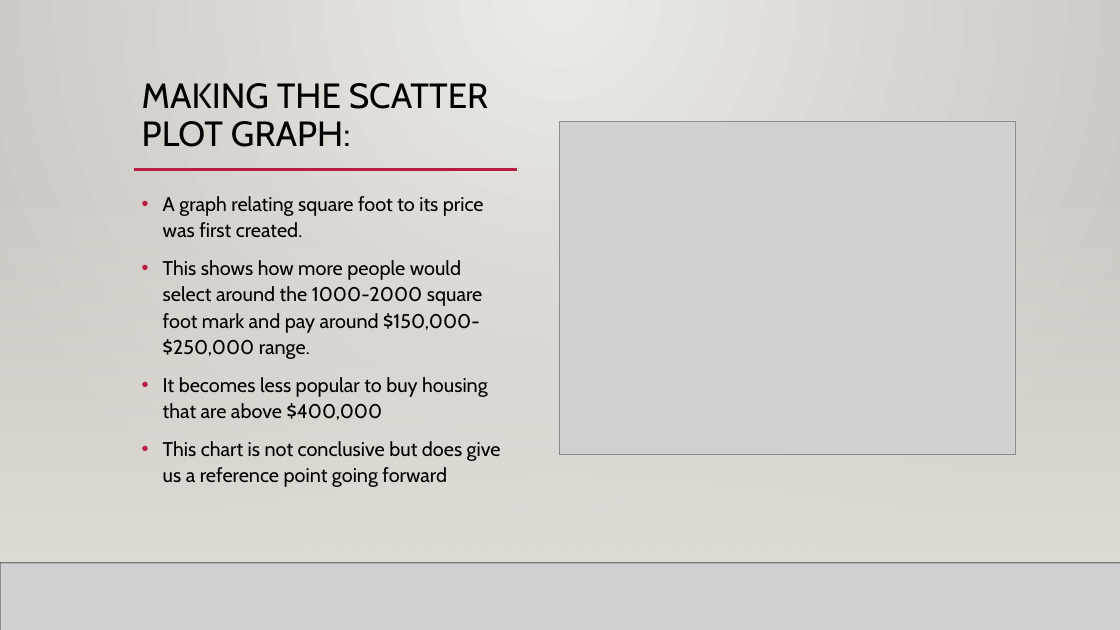
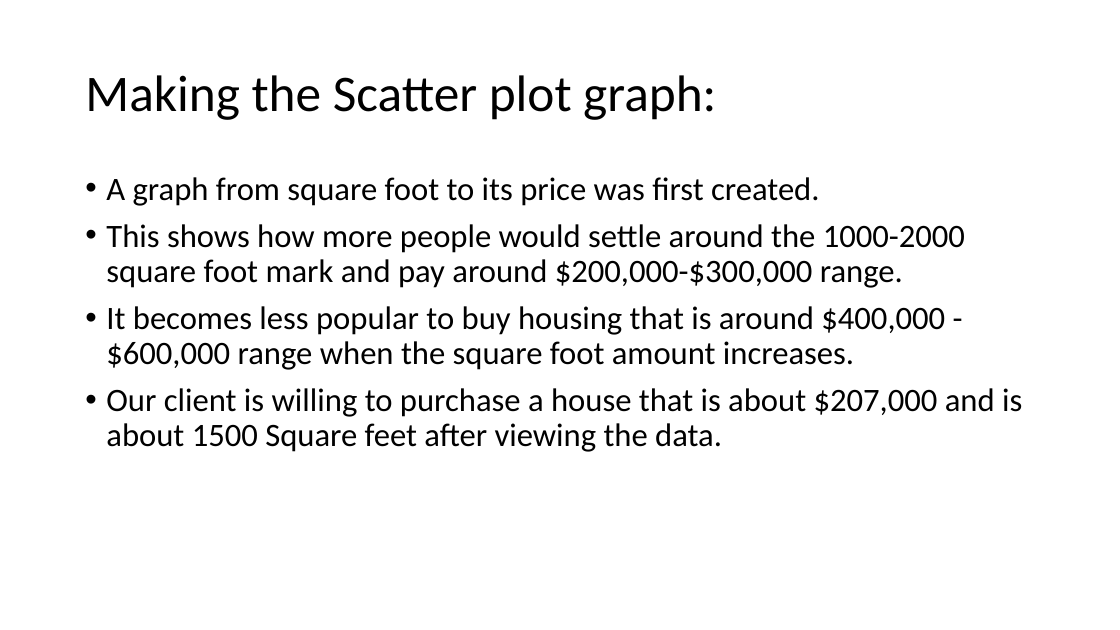
Before and after one commit to scavazos4/Project_One, a slide deck: slide 7 of Sacramento Real Estate.pptx (slide 6 before the commit). Drawn at 1120x630 pixels with LibreOffice and Linux fonts; fonts in the diff are those of the drawing; grey boxes stand for pictures; background and template pictures are left out. Boxes give left, top, right and bottom in pixels: in the first picture for what was removed or moved away, otherwise in the second. Text is boxed around its words. In the diff, an @@ line names an element or a change of style, - is before the commit and + after.

```diff
--- a/Sacramento Real Estate.pptx
+++ b/Sacramento Real Estate.pptx
@@ background gradient #ECEAE7 to #CAC7C1 to picture (left out) @@
@@ rectangle removed at (0,0,1120,630) @@
@@ title "Making the Scatter plot graph:" at (85,75,716,120): vertical alignment top to middle @@
@@ title at (85,75,716,120): text changed; size 30 to 44 pt; font Cabin to Calibri @@
-MAKING THE SCATTER PLOT GRAPH:
+Making the Scatter plot graph:
@@ picture removed at (560,121,1015,455) @@
@@ text at (106,177,1022,452): text changed; size 17 to 28 pt; font Cabin to Calibri @@
-• A graph relating square foot to its price was first created.
-• This shows how more people would select around the 1000-2000 square foot mark and pay around $150,000-$250,000 range.
-• It becomes less popular to buy housing that are above $400,000
-• This chart is not conclusive but does give us a reference point going forward
+• A graph from square foot to its price was first created.
+• This shows how more people would settle around the 1000-2000 square foot mark and pay around $200,000-$300,000 range.
+• It becomes less popular to buy housing that is around $400,000 - $600,000 range when the square foot amount increases.
+• Our client is willing to purchase a house that is about $207,000 and is about 1500 Square feet after viewing the data.
@@ line removed from (134, 170) to (1017, 170) @@
@@ line removed from (134, 170) to (518, 170) @@
@@ rectangle removed at (0,186,1120,563) @@
@@ rectangle removed at (0,186,1120,563) @@
@@ line removed from (0, 563) to (1120, 563) @@
@@ picture removed at (0,563,1120,630) @@
@@ line removed from (0, 563) to (1120, 563) @@
```
Also in this commit, not shown: 4 other slides changed, 7 slides added, 9 slides removed.
